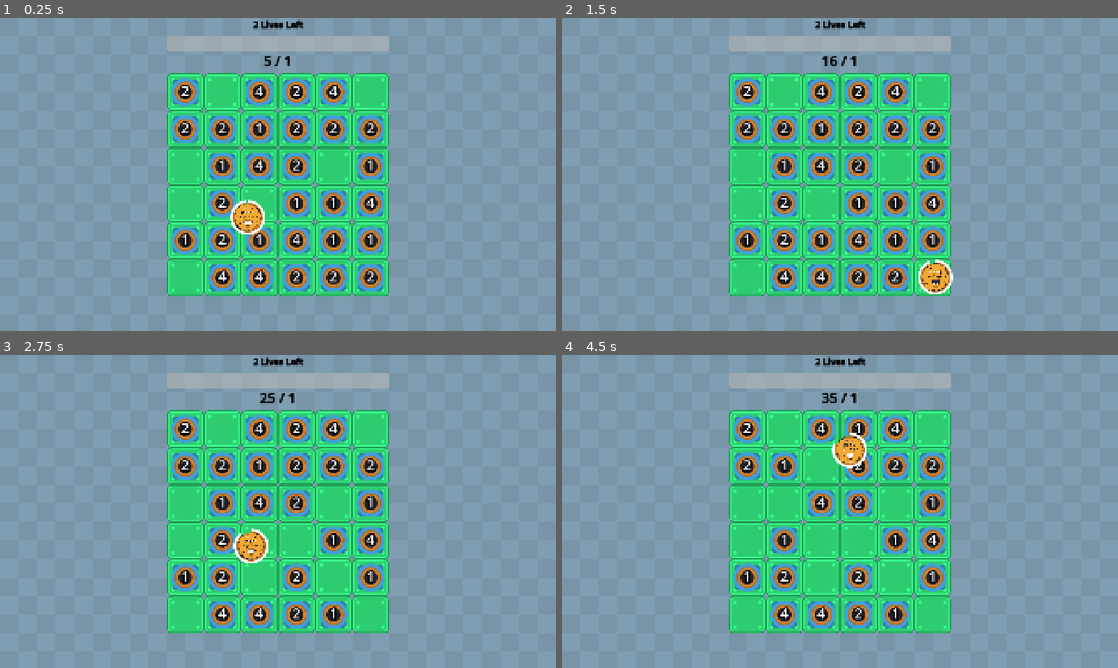
Above: before the commit, frames 1-4 (two rows, left to right).
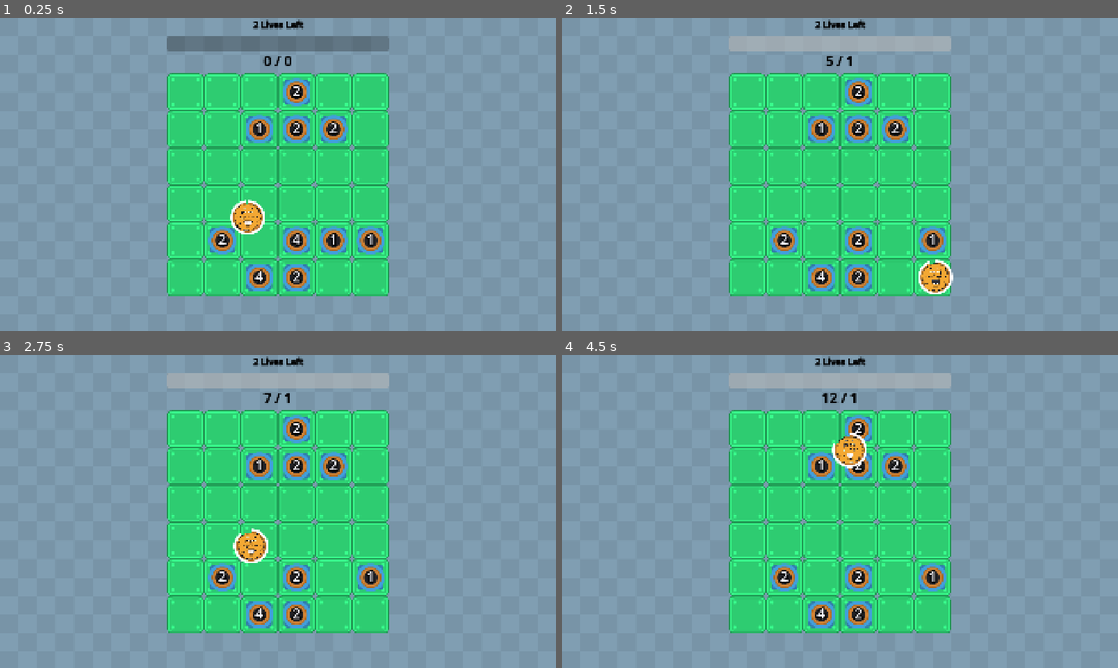
Above: after the commit, the same moments.

Repository: wanamelon/prototype_monorepo
Game: Godot game, scene res://source/bounce_main.tscn
The game is run twice, just before and just after one commit, with the same random seed, the same clock (stepped at 60 frames per second) and the same inputs. Sound files missing from this copy of the repository are replaced by a short silence.
Inputs:
- Up to frame 1 (0.25 s): no input
- Up to frame 2 (1.5 s): no input
- Up to frame 3 (2.75 s): no input
- Up to frame 4 (4.5 s): no input

The runs differ from the first frame. In frame 1, 9.5% of the frame differs, in the area x 30-70%, y 5-88%; in frame 2, 7.7%; in frame 3, 6.5%; in frame 4, 6.5%.

Commit message:
Minor cleanups to item system

Diff:
--- a/roller/source/bounce_main.tscn
+++ b/roller/source/bounce_main.tscn
@@ -17,13 +17,18 @@
 script = ExtResource("2_0panw")
 metadata/_custom_type_script = "uid://ckw8rr21jqg1f"
 
+[sub_resource type="Resource" id="Resource_a5fj5"]
+script = ExtResource("2_0panw")
+item_id = 10
+metadata/_custom_type_script = "uid://ckw8rr21jqg1f"
+
 [sub_resource type="ShaderMaterial" id="ShaderMaterial_to078"]
 shader = ExtResource("1_p5ard")
 shader_parameter/saturation = 0.30000001425
 
 [node name="BounceMain" type="Node2D"]
 script = ExtResource("1_ovsfe")
-item_configs = Array[ExtResource("2_0panw")]([SubResource("Resource_k3n88"), SubResource("Resource_ovsfe")])
+item_configs = Array[ExtResource("2_0panw")]([SubResource("Resource_k3n88"), SubResource("Resource_ovsfe"), SubResource("Resource_a5fj5")])
 
 [node name="TextureRect" type="TextureRect" parent="."]
 material = SubResource("ShaderMaterial_to078")
--- a/roller/source/crop_spawner.gd
+++ b/roller/source/crop_spawner.gd
@@ -6,7 +6,7 @@
 func activate(state: MatchState):
 	var events: Array[ItemEvent] = []
 	if state.tick == 0:
-		for i in range(30): # TODO: configurable?
+		for i in range(10): # TODO: configurable?
 			var factory = func ():
 				var crop = CROP_SCENE.instantiate()
 				crop.level = _random.randi_range(1, 3)
--- a/roller/source/item_def.gd
+++ b/roller/source/item_def.gd
@@ -10,7 +10,8 @@
 	BOUNCE_OFF_EVERYTHING,
 	SNAIL_TRAIL_OF_LEVEL_UP_SLIME,
 	SNAIL_TRAIL_OF_LEVEL_UP_SLIME_TIME_BASED,
-	MORE_DAMAGE
+	MORE_DAMAGE,
+	SPAWN_CROPS_ON_START,
 }
 
 @export var item_id: ItemId
--- a/roller/source/item_system.gd
+++ b/roller/source/item_system.gd
@@ -3,24 +3,21 @@
 signal score_changed(new_score: int)
 
 const TICK_DELTA: float = 1.0 / 60.0
-var _items: Array[Item] = []
-var _player_ball: PlayerBall
+
 var _game_board: GameBoard
-var _tick: int = 0
 var _match_state: MatchState
 var _physics_calculator: StatefulPhysicsCalculator
 
-func _init(items: Array[ItemDef], player_ball: PlayerBall, game_board: GameBoard, points: int):
-	_player_ball = player_ball
+func _init(item_defs: Array[ItemDef], player_ball: PlayerBall, game_board: GameBoard, points: int):
 	_game_board = game_board
 	_physics_calculator = StatefulPhysicsCalculator.new()
 	add_child(_physics_calculator)
-	for item_def in items:
+	var items: Array[Item] = []
+	for item_def in item_defs:
 		var item := _item_for_id(item_def.item_id)
 		item._inject(_physics_calculator)
-		_items.append(item)
-	_items.append(CropSpawner.new())
-	_match_state = MatchState.new(0, points, _player_ball, _items, [] as Array[ItemEvent])
+		items.append(item)
+	_match_state = MatchState.new(0, points, player_ball, items, [] as Array[ItemEvent])
 
 func _item_for_id(item_id: ItemDef.ItemId) -> Item:
 	match item_id:
@@ -28,14 +25,15 @@
 			return AddStaminaItem.new()
 		ItemDef.ItemId.LEVEL_UP_ITEM_ON_TOUCH:
 			return LevelUpCropOnHit.new()
+		ItemDef.ItemId.SPAWN_CROPS_ON_START:
+			return CropSpawner.new()
 		_:
 			return AddStaminaItem.new()
 
 func _physics_process(__):
 	var events: Array[ItemEvent] = []
-	events.append_array(_player_ball.advance_tick(TICK_DELTA))
 	events.append_array(compute_overlaps(_match_state))
-	for item: Item in _items:
+	for item: Item in _match_state.items:
 		var new_events := item.activate(_match_state)
 		events.append_array(new_events)
 	for event in events:
@@ -44,19 +42,18 @@
 			var spawn := event as SpawnEvent
 			var new_item: Item = spawn.factory.call()
 			_game_board._spawn_item_in_random_cell(new_item, spawn.spawn_chance)
-			_items.append(new_item)
+			_match_state.items.append(new_item)
 		elif event is GivePointsEvent:
 			var give_points_event := event as GivePointsEvent
 			_match_state.points += give_points_event.points
 			score_changed.emit(_match_state.points)
 		elif event is DespawnEvent:
-			_items.erase(event.target)
+			_match_state.items.erase(event.target)
 			event.target.queue_free()
 		elif event is FreshOverlapEvent:
 			var overlap := event as FreshOverlapEvent
 #			print("Overlapped ", overlap.first.name, " ", overlap.first.position, " ", overlap.second.name, " ", overlap.second.position)
 	_match_state.last_tick_events = events
-	_tick += 1
 	_match_state.tick += 1
 
 func get_score() -> int:
@@ -216,16 +213,6 @@
 	func _init(target: Item):
 		self.target = target
 
-class OverlapEvent extends ItemEvent:
-	var player_bounce_count: int
-	var global_position: Vector2
-	var radius: float
-
-	func _init(player_bounce_count: int, global_position: Vector2, radius: float):
-		self.player_bounce_count = player_bounce_count
-		self.global_position = global_position
-		self.radius = radius
-
 class LevelChangeEvent extends ItemEvent:
 	var levels: int
 	var target: TargetingConfig
--- a/roller/source/player_ball.gd
+++ b/roller/source/player_ball.gd
@@ -41,9 +41,6 @@
 
 func should_bounce_off_everything():
 	return _bounce_off_everything_duration > 0
-
-func advance_tick(delta: float) -> Array[ItemSystem.ItemEvent]:
-	return [ItemSystem.OverlapEvent.new(_bounce_count, global_position, $CollisionShape2D.shape.radius)]
 
 func _physics_process(delta):
 	var start_pos := position
Not shown: 1 places in roller/source/bounce_main.tscn that only renumber resources
Not shown, changed: roller/dev_notes.md
